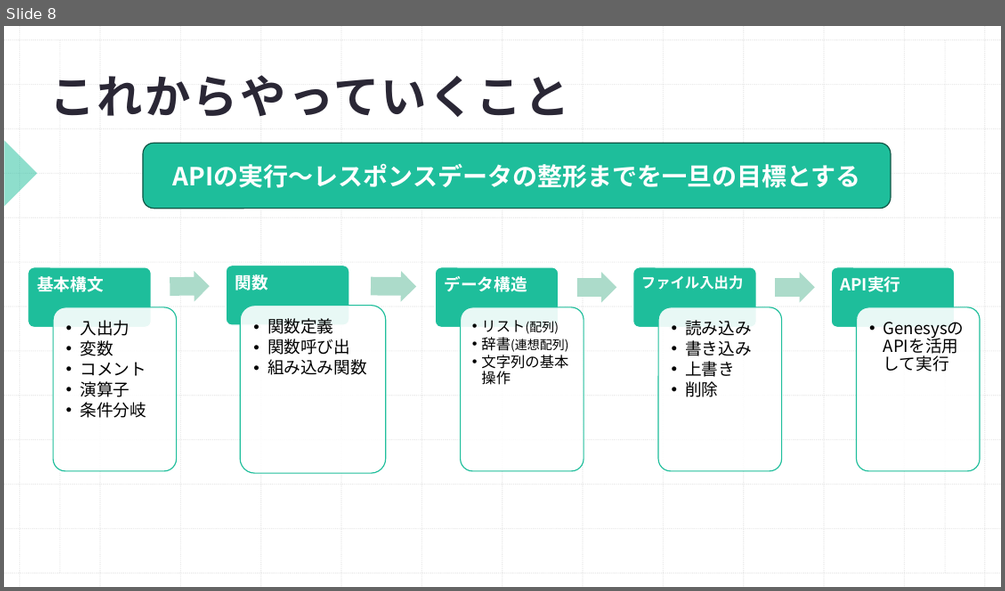
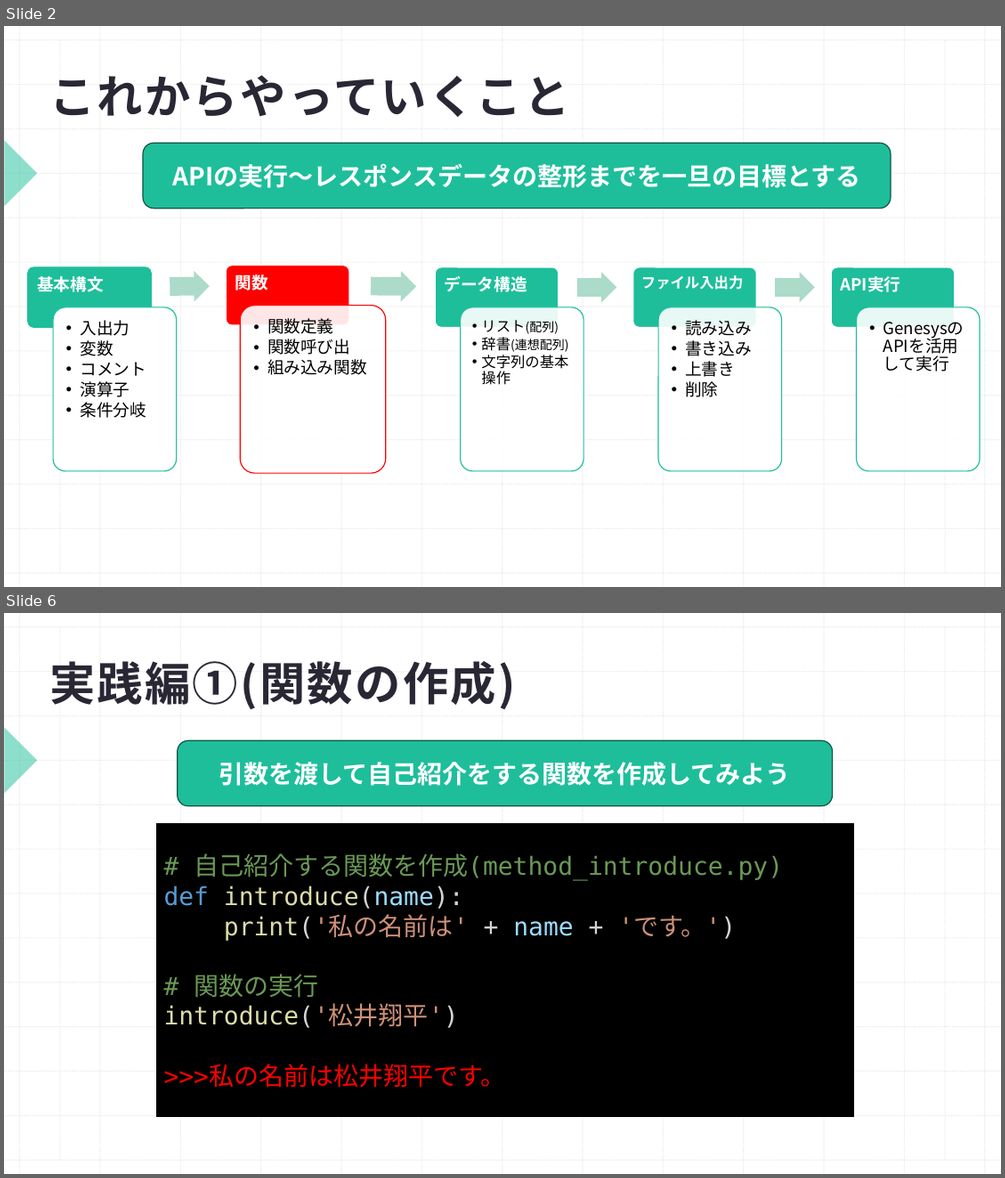
Before and after one commit to Shohei1129/Python_traning, a slide deck: プログラミング勉強会Python編(3.関数).pptx. Shown one above the other, each under a label of ours: slide 8 before the commit, slides 2 and 6 after it; the slides between them are not shown. The pictures are 1005x591 and 1005x1178 pixels, drawn with LibreOffice and Linux fonts; fonts in the diff are those of the drawing. Boxes give left, top, right and bottom in pixels: in the first picture for what was removed or moved away, otherwise in the second. Text is boxed around its words. In the diff, an @@ line names an element or a change of style, - is before the commit and + after.

```diff
--- a/プログラミング勉強会Python編(3.関数).pptx
+++ b/プログラミング勉強会Python編(3.関数).pptx
@@ slide 6 added at (x1=4, y1=613, x2=1001, y2=1174), background #FFFFFF; not listed: 29 template elements that a slide beside it also shows @@
@@ title added at (x1=49, y1=661, x2=515, y2=709), 44 pt, text #2A2735, bold @@
+実践編①(関数の作成)
@@ rounded rectangle added at (x1=178, y1=741, x2=833, y2=806), fill #1EBE9B, outline #0D5344 1 pt, 24 pt, text #FFFFFF, bold @@
+引数を渡して自己紹介をする関数を作成してみよう
@@ rectangle added at (x1=156, y1=824, x2=853, y2=1117), fill #000000, outline #000000 1 pt, 24 pt, text #6A9955 @@
+# 自己紹介する関数を作成(method_introduce.py)
+def introduce(name):
+print('私の名前は' + name + 'です。')
+# 関数の実行
+introduce('松井翔平')
+>>>私の名前は松井翔平です。
@@ what was slide 8 is now slide 2 @@
@@ slide 2 changed as well @@
@@ rounded rectangle at (x1=226, y1=265, x2=349, y2=325): fill #1EBE9B to #FF0000 @@
@@ rounded rectangle at (x1=28, y1=267, x2=152, y2=328): outline #FFFFFF 1 pt to #1EBE9B 1 pt @@
@@ rounded rectangle at (x1=53, y1=307, x2=177, y2=471): fill #FFFFFF at 90% opacity to #FFFFFF @@
@@ rounded rectangle at (x1=241, y1=305, x2=386, y2=473): outline #1EBE9B 1 pt to #FF0000 1 pt @@
```
Also in this commit, not shown: 1 other slide changed, 10 other slides added, 23 slides removed.
